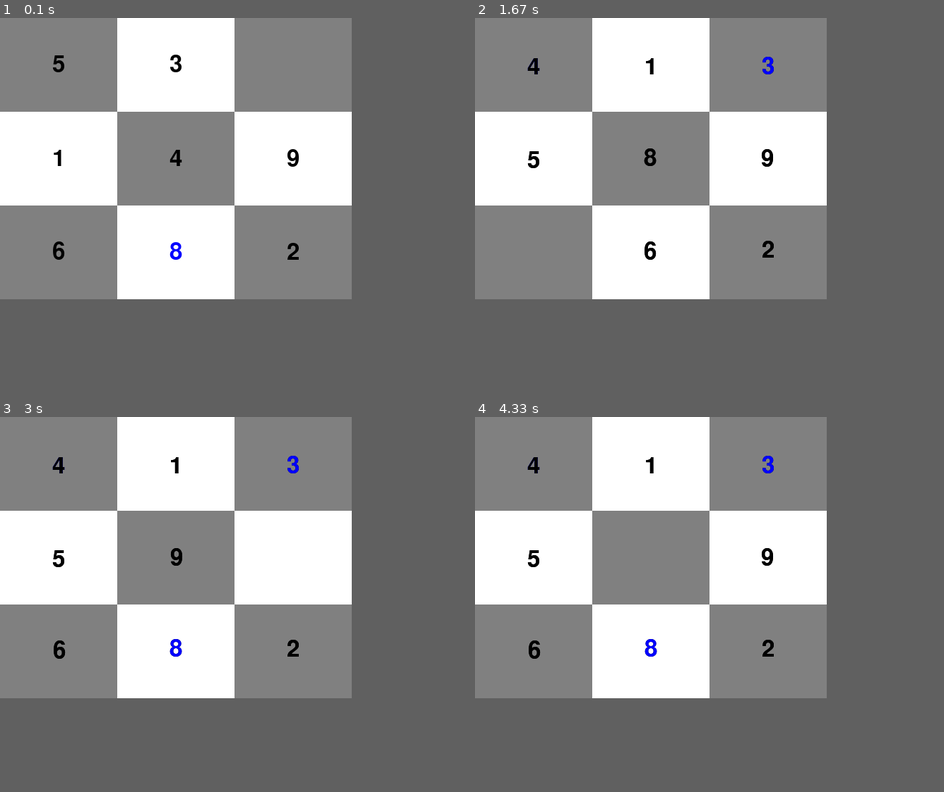
Above: before the commit, frames 1-4 (two rows, left to right).
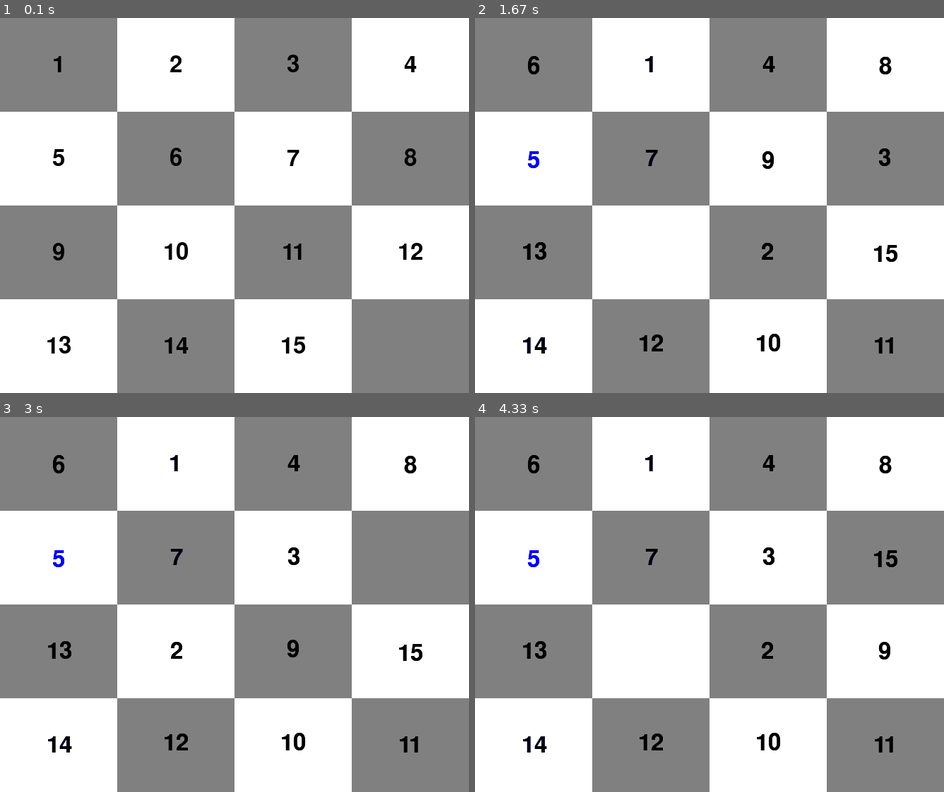
Above: after the commit, the same moments.

Repository: Rutrus/puzzle-pygame
Game: pygame game, started from move.py
Two runs of this game, one before a commit and one after it. Both use one fixed random seed, a clock stepped at 60 frames per second and the inputs below.
Inputs:
- Up to frame 1 (0.1 s): no input
- Up to frame 2 (1.67 s): tap Enter at 0.33 s; hold Right 0.67-1.13 s; tap Space at 0.73, 1.03, 1.23, 1.57 s; hold Up 1.17-1.47 s; hold Right from 1.5 s (still down)
- Up to frame 3 (3 s): tap Space at 1.87, 2.07, 2.37, 2.63, 2.97 s; release Right at 1.97 s; hold Left 2-2.53 s; hold Down 2.57-2.87 s; hold Left from 2.9 s (still down)
- Up to frame 4 (4.33 s): release Left at 3.3 s; hold Up 3.33-3.7 s; tap Space at 3.4, 3.8, 4.1 s; tap Keypad Enter at 3.48 s; hold Right from 3.73 s (still down)
The window is 498x399 before the commit and 664x532 after it. Grey fills any space a smaller window leaves; there, only what the larger window draws over its background counts as a difference.

The runs differ from the first frame. In frame 1, 20% of the frame differs, in the area x 10-100%, y 9-100%; in frame 2, 20%; in frame 3, 20%, in the area x 10-100%, y 10-100%; in frame 4, 20%.

Commit message:
Generalize for n×m squares

Diff:
--- a/move.py
+++ b/move.py
@@ -8,9 +8,9 @@
 GREEN = (0,255,0)
 BLUE = (0,0,255)
 
-x = 3
-y = 3
-
+x = BOARD_X_AXIS = 4
+y = BOARD_y_AXIS = 4
+freeSquare = (BOARD_X_AXIS-1,BOARD_y_AXIS-1)
 pygame.init()
 
 DISPLAY = pygame.display.set_mode((166*x, 133*y), 0, 32)
@@ -25,29 +25,27 @@
 numbers = [ [[] for i in range(x)] for j in range(y)]
 for i in range(x):
     for j in range(y):
-        cuadros[i][j] = pygame.draw.rect(DISPLAY, getColor(i,j), (500//x*i,400//y*j,500//x,400//y))
-        if i == 0 and j == 2:
+        cuadros[i][j] = pygame.draw.rect(DISPLAY, getColor(i,j), (166*i,133*j,166,133))
+        if (i,j) == (x-1,y-1):
             textos[i][j] = pygame.font.SysFont(None,48).render("", True, BLACK)
             numbers[i][j] = 0
             continue
-        numbers[i][j] = 3*j+i+1
+        numbers[i][j] = y*j+i+1
         textos[i][j] = pygame.font.SysFont(None,48).render(str(numbers[i][j]), True, BLACK)
         rectTexto = textos[i][j].get_rect()
         rectTexto.centerx = cuadros[i][j].centerx
         rectTexto.centery = cuadros[i][j].centery
         DISPLAY.blit(textos[i][j],rectTexto)
 
-freeSquare = (0,2)
-
 def move(key):
     move = freeSquare
-    if key == K_LEFT and freeSquare[0] < 2:
+    if key == K_LEFT and freeSquare[0] < x-1:
         print("Key: left")
         move = (move[0]+1,move[1])
     elif key == K_RIGHT and freeSquare[0]:
         print("Key: right")
         move = (move[0]-1,move[1])
-    elif key == K_UP and freeSquare[1] < 2:
+    elif key == K_UP and freeSquare[1] < y-1:
         print("Key: up")
         move = (move[0],move[1]+1)
     elif key == K_DOWN and freeSquare[1]:
@@ -98,8 +96,8 @@
 
     textos[x0][y0], textos[x1][y1] = texto1, texto0
     numbers[x0][y0], numbers[x1][y1] =  numbers[x1][y1], numbers[x0][y0]
-    print(numbers[x1][y1],3*y1+x1+1)
-    if numbers[x1][y1] == 3*y1+x1+1:
+    print(numbers[x1][y1],y*y1+x1+1)
+    if numbers[x1][y1] == y*y1+x1+1:
         textos[x1][y1] = pygame.font.SysFont(None,48)
         textos[x1][y1] = textos[x1][y1].render(str(numbers[x1][y1]), True, BLUE)
     else:
@@ -125,12 +123,12 @@
         i,j = freeSquare
         add = random.choice([1,-1])
         if random.choice([0,1]):
-            i = i+add if add > 0 and i < 2 or add < 0 and i > 0 else i-add
+            i = i+add if add > 0 and i < x-1 or add < 0 and i > 0 else i-add
             newPosition = (i, j)
             change(freeSquare, newPosition)
             freeSquare = newPosition
         else:
-            j = j+add if add > 0 and j < 2 or add < 0 and j > 0 else j-add
+            j = j+add if add > 0 and j < y-1 or add < 0 and j > 0 else j-add
             newPosition = (i, j)
             change(freeSquare, newPosition)
             freeSquare = newPosition
@@ -139,12 +137,12 @@
 def isFinish():
     for i in range(x):
         for j in range(y):
-            if numbers[i][j] and numbers[i][j] != 3*j+i+1:
-                print("DISTINTOS",numbers[i][j], 3*j+i+1)
+            if numbers[i][j] and numbers[i][j] != y*j+i+1:
+                print("DISTINTOS",numbers[i][j], y*j+i+1)
                 return False
     return True
 
-moveRandom(1000)
+#moveRandom(500)
 redrawBoard()
 continuar = True
 while continuar:
@@ -181,4 +179,4 @@
 
     clock.tick(30)
 
-pygame.time.wait(1000)
+time.sleep(15)
